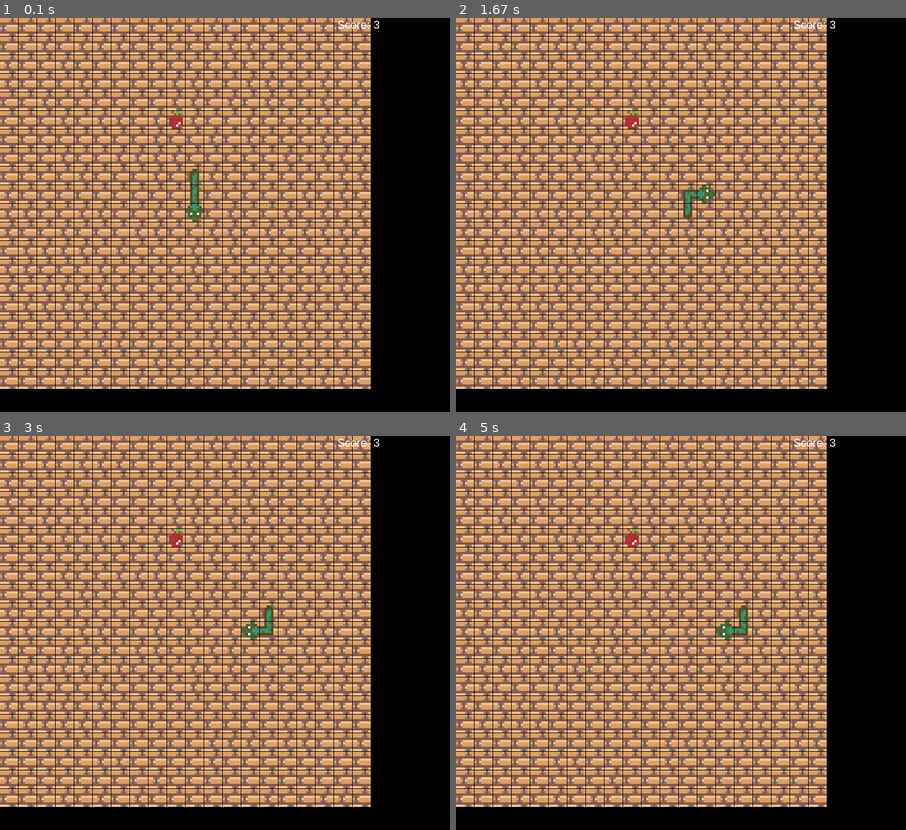
Above: before the commit, frames 1-4 (two rows, left to right).
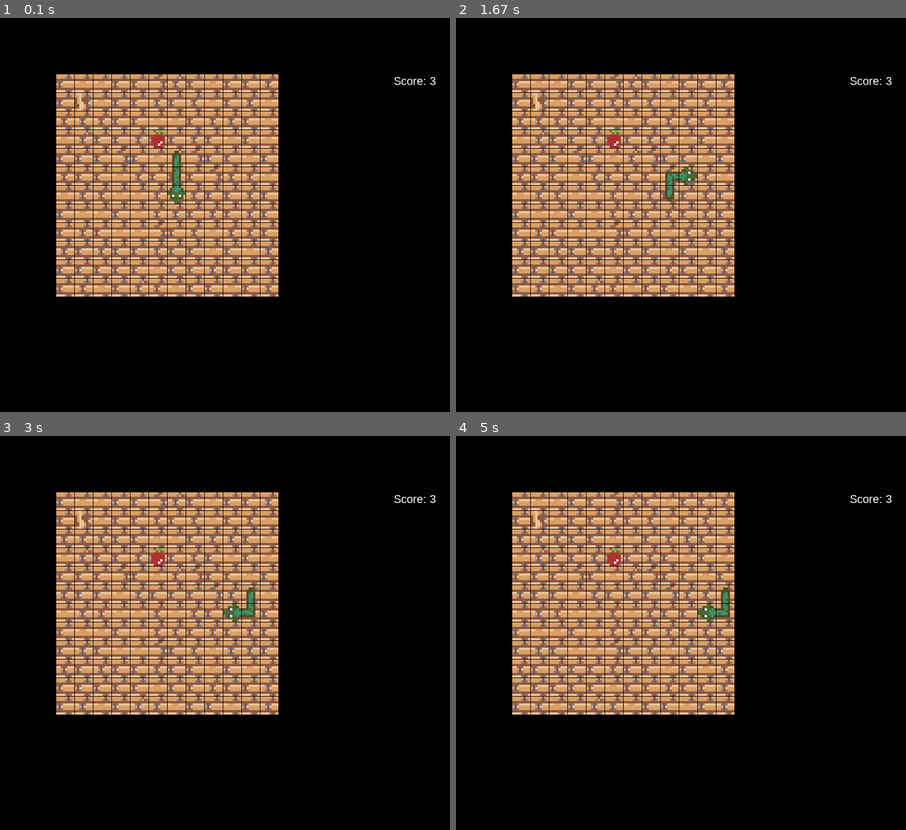
Above: after the commit, the same moments.

Repository: albert-polak/pygame-snake
Game: pygame game, started from main.py
The game is run twice, just before and just after one commit, with the same random seed, the same clock (stepped at 60 frames per second) and the same inputs.
Inputs:
- Up to frame 1 (0.1 s): no input
- Up to frame 2 (1.67 s): hold Right 0.33-0.8 s; hold Up 0.83-1.13 s; hold Right 1.17-1.63 s
- Up to frame 3 (3 s): hold Left 1.67-2.2 s; hold Down 2.23-2.53 s; hold Left 2.57-2.97 s
- Up to frame 4 (5 s): hold Up 3-3.37 s; hold Right 3.4-4.03 s; hold Down 4.07-4.43 s; hold Left 4.47-4.93 s; hold Right from 4.97 s (still down)

The runs differ from the first frame. In frame 1, 58% of the frame differs, in the area x 0-97%, y 0-95%; in frame 2, 58%; in frame 3, 58%; in frame 4, 58%.

Commit message:
More tile randomization

Diff:
--- a/main.py
+++ b/main.py
@@ -5,8 +5,10 @@
 
 
 class Snake:
-    def __init__(self):
-        self.elements = [(10, 10), (10, 9), (10, 8)]
+    def __init__(self, grid_size):
+        self.elements = [(np.ceil(grid_size[0]/2), np.ceil(grid_size[1]/2)),
+                         (np.ceil(grid_size[0]/2), np.ceil(grid_size[1]/2)-1),
+                         (np.ceil(grid_size[0]/2), np.ceil(grid_size[1]/2)-2)]
 
         self.head_surface_og = pygame.transform.scale(pygame.image.load('data/head-1.png').convert_alpha(), (32, 32))
         self.head_surface = self.head_surface_og.copy()
@@ -65,25 +67,25 @@
             self.head_surface = pygame.transform.rotate(self.head_surface_og, 180)
 
     def update_tail_orientation(self):
-        tail_realtion = (self.elements[-2][0] - self.elements[-1][0], self.elements[-2][1] - self.elements[-1][1])
-        if tail_realtion == (-1, 0):
+        tail_relation = (self.elements[-2][0] - self.elements[-1][0], self.elements[-2][1] - self.elements[-1][1])
+        if tail_relation == (-1, 0):
             self.tail_surface = pygame.transform.rotate(self.tail_surface_og, 90)
-        elif tail_realtion == (1, 0):
+        elif tail_relation == (1, 0):
             self.tail_surface = pygame.transform.rotate(self.tail_surface_og, 270)
-        elif tail_realtion == (0, -1):
+        elif tail_relation == (0, -1):
             self.tail_surface = self.tail_surface_og
-        elif tail_realtion == (0, 1):
+        elif tail_relation == (0, 1):
             self.tail_surface = pygame.transform.rotate(self.tail_surface_og, 180)
 
     def update_tail2_orientation(self):
-        tail_realtion = (self.elements[-3][0] - self.elements[-2][0], self.elements[-3][1] - self.elements[-2][1])
-        if tail_realtion == (-1, 0):
+        tail_relation = (self.elements[-3][0] - self.elements[-2][0], self.elements[-3][1] - self.elements[-2][1])
+        if tail_relation == (-1, 0):
             self.tail_surface = pygame.transform.rotate(self.tail_surface_og, 90)
-        elif tail_realtion == (1, 0):
+        elif tail_relation == (1, 0):
             self.tail_surface = pygame.transform.rotate(self.tail_surface_og, 270)
-        elif tail_realtion == (0, -1):
+        elif tail_relation == (0, -1):
             self.tail_surface = self.tail_surface_og
-        elif tail_realtion == (0, 1):
+        elif tail_relation == (0, 1):
             self.tail_surface = pygame.transform.rotate(self.tail_surface_og, 180)
 
     def update_body_orientation(self, prev, curr, next):
@@ -142,7 +144,7 @@
 
         self.font = pygame.font.SysFont('arial', 20)
 
-        self.grid_size = (20, 20)
+        self.grid_size = (12, 12)
 
         self.espace_colour = 'blue'
         self.espace_size = 32
@@ -150,13 +152,17 @@
 
         self.tile1_surface = pygame.transform.scale(pygame.image.load('data/tile-1.png').convert_alpha(), (32, 32))
         self.tile2_surface = pygame.transform.scale(pygame.image.load('data/tile-2.png').convert_alpha(), (32, 32))
+        self.tile3_surface = pygame.transform.scale(pygame.image.load('data/tile-3.png').convert_alpha(), (32, 32))
+        self.tile4_surface = pygame.transform.scale(pygame.image.load('data/tile-4.png').convert_alpha(), (32, 32))
+        self.tile5_surface = pygame.transform.scale(pygame.image.load('data/tile-5.png').convert_alpha(), (32, 32))
+        self.tile6_surface = pygame.transform.scale(pygame.image.load('data/tile-6.png').convert_alpha(), (32, 32))
         self.random_map = []
 
         self.SCREEN_UPDATE = pygame.USEREVENT
         self.key_time = pygame.time.get_ticks()
         self.key_buffer = []
 
-        self.snake = Snake()
+        self.snake = Snake(self.grid_size)
 
         self.apple = Apple(self.snake, self.grid_size)
 
@@ -164,6 +170,7 @@
         self.score_surface = self.font.render(f'Score: {self.score}', True, (255, 255, 255))
 
     def randomize_map(self):
+        self.random_map = []
         for x in range(self.grid_size[0]*self.grid_size[1]):
             self.random_map.append(random.random())
 
@@ -173,6 +180,14 @@
                 rect = pygame.Rect(x * (self.espace_size + self.espace_dist), y * (self.espace_size + self.espace_dist), self.espace_size, self.espace_size)
                 if self.random_map[x + y * self.grid_size[1]] < 0.3:
                     self.object_screen.blit(self.tile2_surface, rect)
+                elif 0.78 > self.random_map[x + y * self.grid_size[1]] > 0.76:
+                    self.object_screen.blit(self.tile6_surface, rect)
+                elif 0.80 > self.random_map[x + y * self.grid_size[1]] > 0.78:
+                    self.object_screen.blit(self.tile5_surface, rect)
+                elif 0.98 > self.random_map[x + y * self.grid_size[1]] > 0.80:
+                    self.object_screen.blit(self.tile4_surface, rect)
+                elif self.random_map[x + y * self.grid_size[1]] > 0.98:
+                    self.object_screen.blit(self.tile3_surface, rect)
                 else:
                     self.object_screen.blit(self.tile1_surface, rect)
                 # pygame.draw.rect(self.object_screen, self.espace_colour, rect)
@@ -248,7 +263,8 @@
         self.draw_snake()
         self.draw_apple()
 
-        self.screen.blit(pygame.transform.scale(self.object_screen, self.screen.get_rect().size), (0, 0))
+
+        self.screen.blit(pygame.transform.scale(self.object_screen, self.screen.get_rect().size), (100, 100))
 
         self.check_game_over()
         self.clock.tick(60)
@@ -260,7 +276,7 @@
         self.object_screen = self.screen.copy()
         pygame.display.set_caption(self.game_name)
         self.randomize_map()
-        self.snake = Snake()
+        self.snake = Snake(self.grid_size)
         pygame.time.set_timer(self.SCREEN_UPDATE, self.snake.velocity)
 
         self.apple = Apple(self.snake, self.grid_size)
Binary file added: data/tile-3.png
Binary file added: data/tile-4.png
Binary file added: data/tile-5.png
Binary file added: data/tile-6.png
